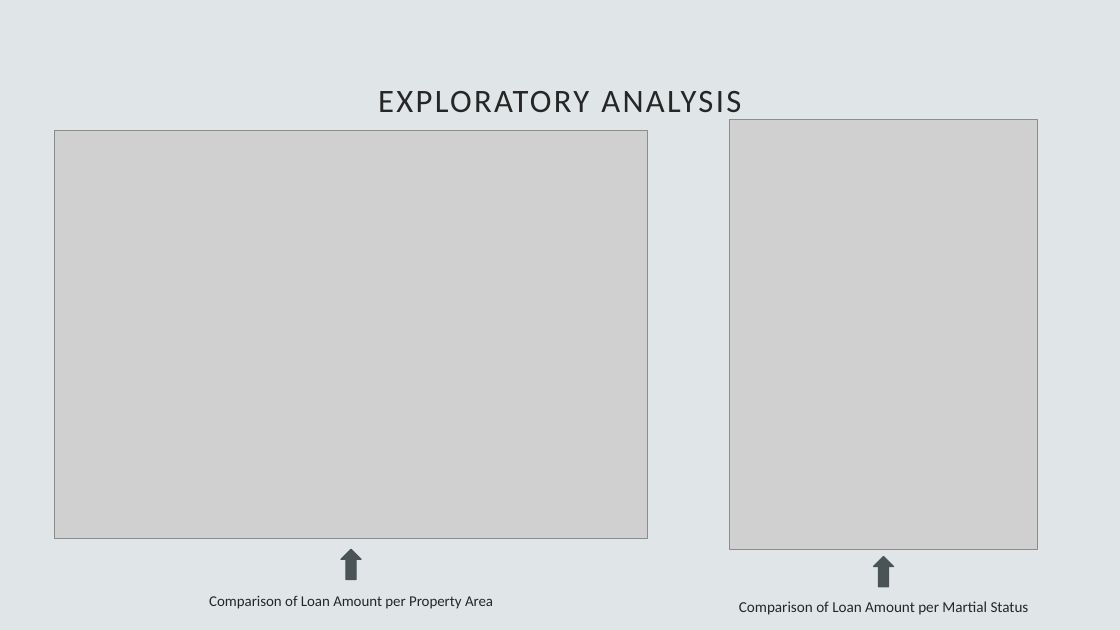
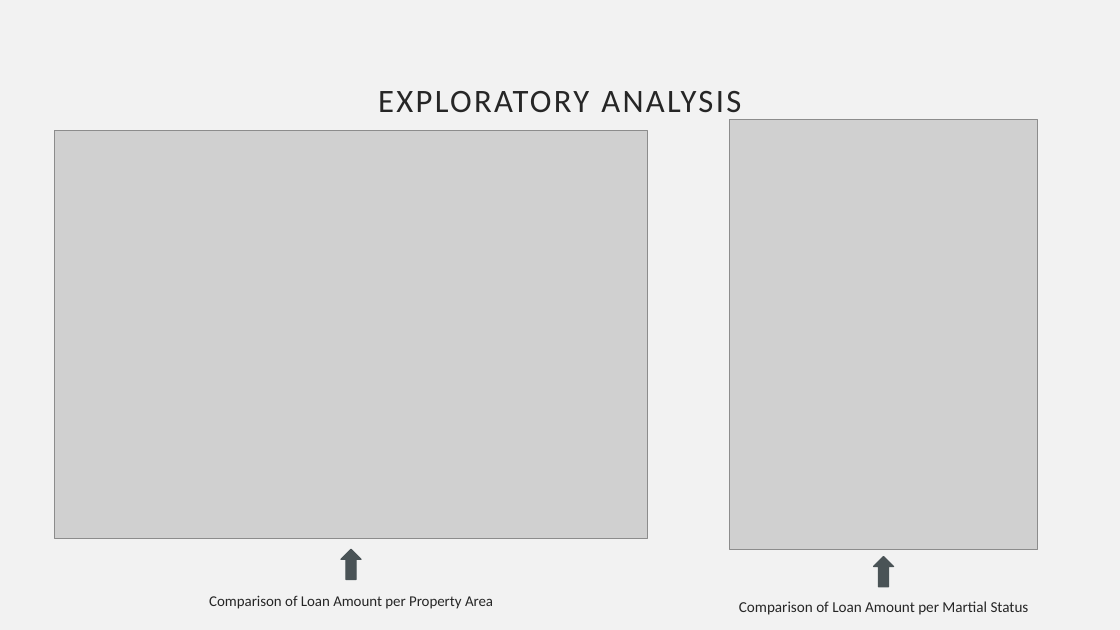
Before and after one commit to annawhitaker1/Project4, a slide deck: slide 4 of Project4.pptx. Drawn at 1120x630 pixels with LibreOffice and Linux fonts; fonts in the diff are those of the drawing; grey boxes stand for pictures. Boxes give left, top, right and bottom in pixels: in the first picture for what was removed or moved away, otherwise in the second. Text is boxed around its words. In the diff, an @@ line names an element or a change of style, - is before the commit and + after.

Commit message:
updated ppt

```diff
--- a/Project4.pptx
+++ b/Project4.pptx
@@ background #9BAFB5 at 30% opacity to #F2F2F2 @@
```
